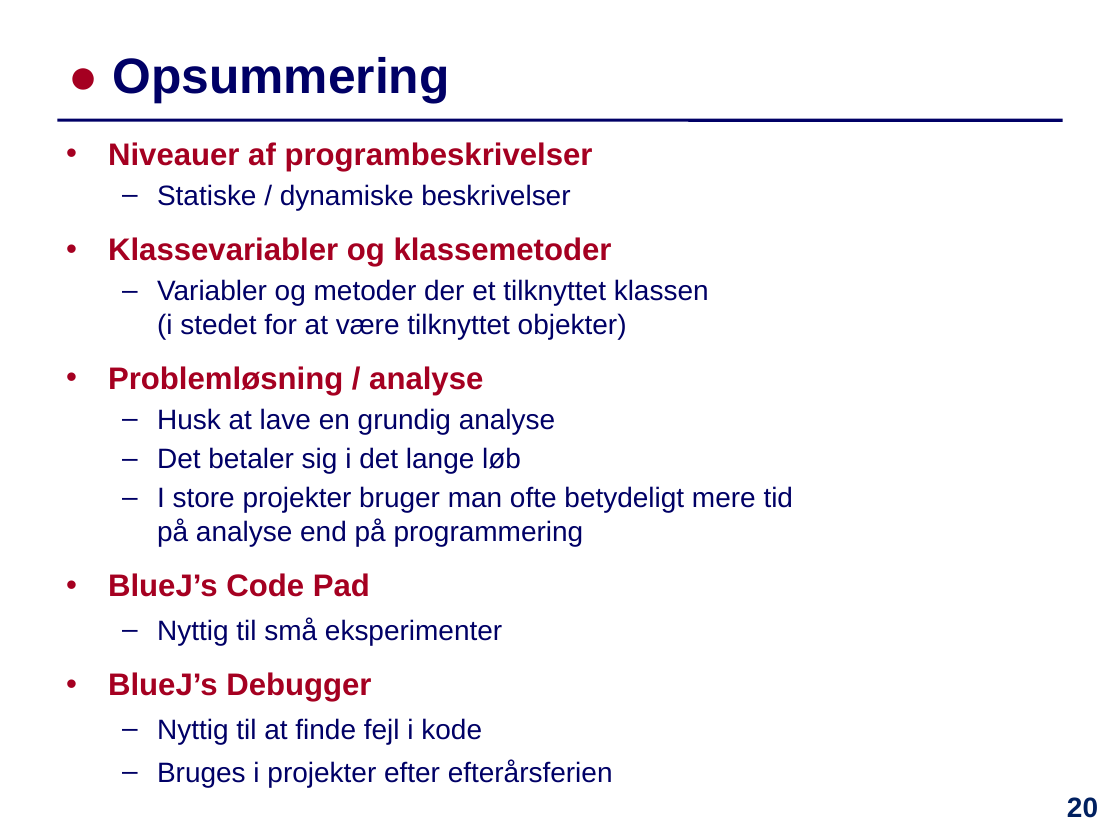
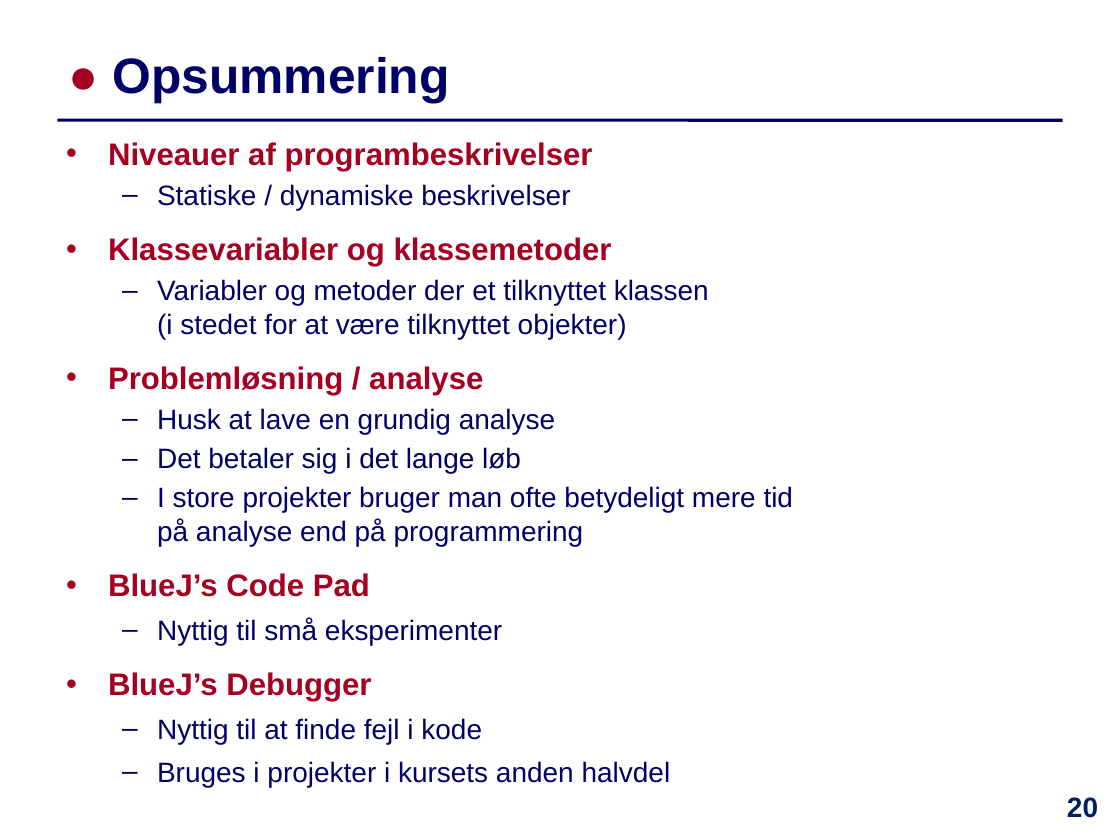
Before and after one commit to IntProgAU/Materiale, a slide deck: slide 20 of web/e21/uge_2b/Slides-Uge2-Torsdag.pptx. Drawn at 1120x840 pixels with LibreOffice and Linux fonts; fonts in the diff are those of the drawing. Boxes give left, top, right and bottom in pixels: in the first picture for what was removed or moved away, otherwise in the second. Text is boxed around its words. In the diff, an @@ line names an element or a change of style, - is before the commit and + after.

```diff
--- a/web/e21/uge_2b/Slides-Uge2-Torsdag.pptx
+++ b/web/e21/uge_2b/Slides-Uge2-Torsdag.pptx
@@ text at bbox=[157, 761, 671, 787]: text changed @@
-  – Bruges i projekter efter efterårsferien
+  – Bruges i projekter i kursets anden halvdel
```
Also in this commit, not shown: 3 other slides changed, 5 other files.
